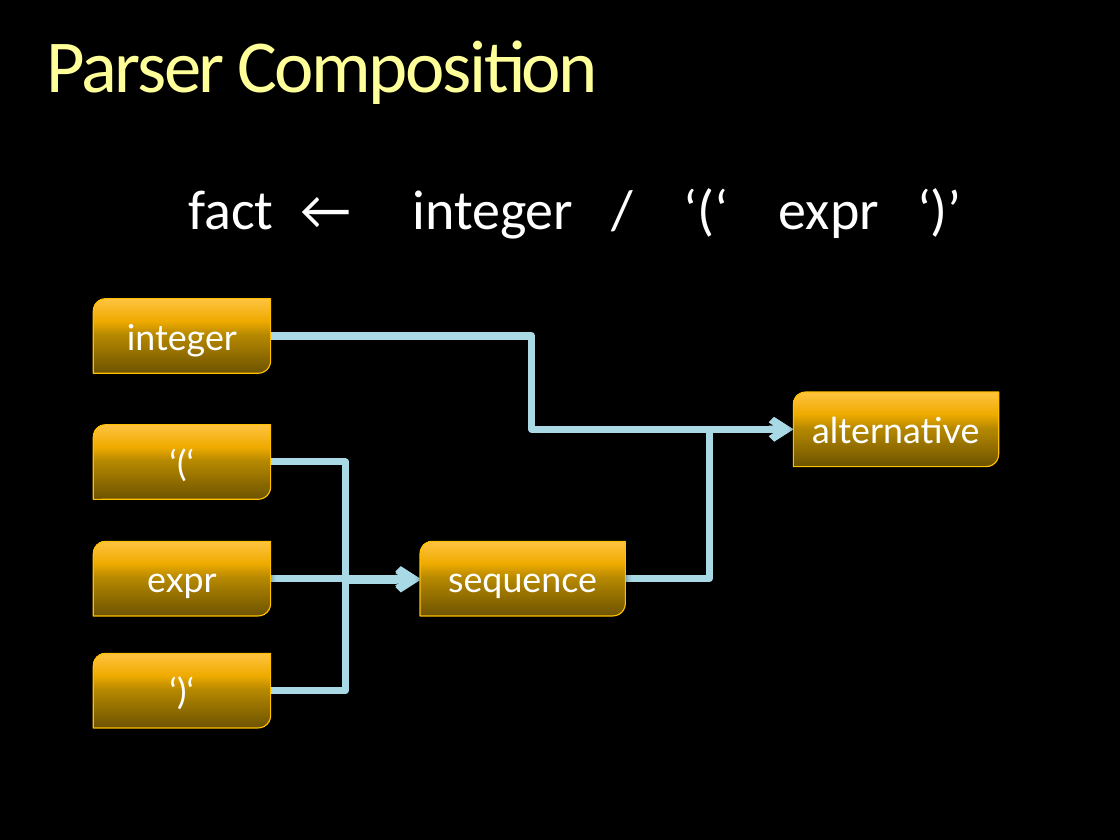
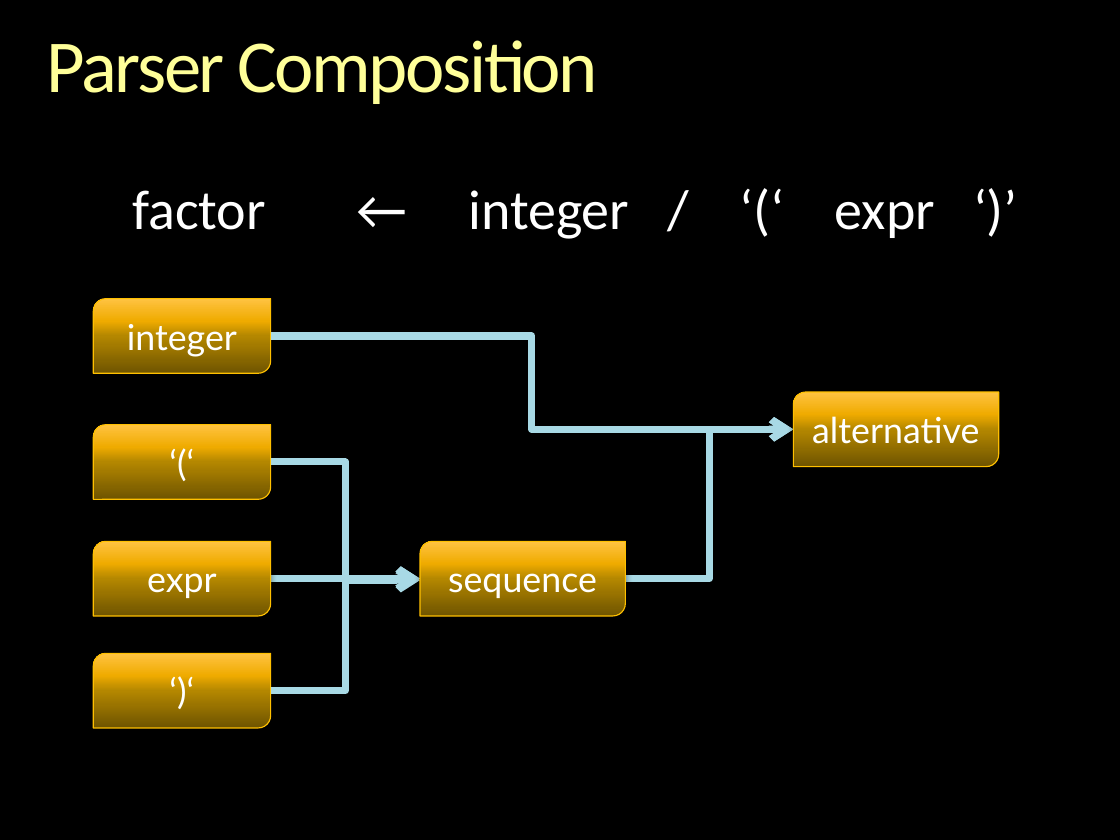
Before and after one commit to boostorg/spirit, a slide deck: slide 10 of libs/spirit/doc/cppnow_2013/Inside Spirit X3.pptx (slide 12 before the commit). Drawn at 1120x840 pixels with LibreOffice and Linux fonts; fonts in the diff are those of the drawing; background and template pictures are left out. Boxes give left, top, right and bottom in pixels: in the first picture for what was removed or moved away, otherwise in the second. Text is boxed around its words. In the diff, an @@ line names an element or a change of style, - is before the commit and + after.

```diff
--- a/libs/spirit/doc/cppnow_2013/Inside Spirit X3.pptx
+++ b/libs/spirit/doc/cppnow_2013/Inside Spirit X3.pptx
@@ text at <box>132,190,935,239</box>: text changed @@
-fact ← integer / ‘(‘ expr ‘)’
+factor ← integer / ‘(‘ expr ‘)’
```
Also in this commit, not shown: 14 other slides changed, 1 slide added, 5 slides removed.
